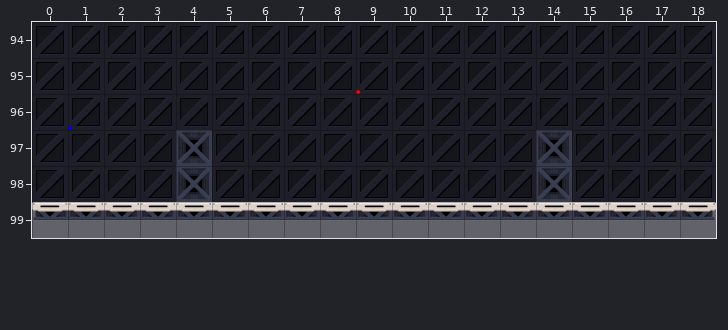
An edit to a level. Tiled map, core/assets/maps/arena.tmx. That is the earlier state.
Cells are 256x256 px. Shown: x 0..18, y 94..99.
Once edited:
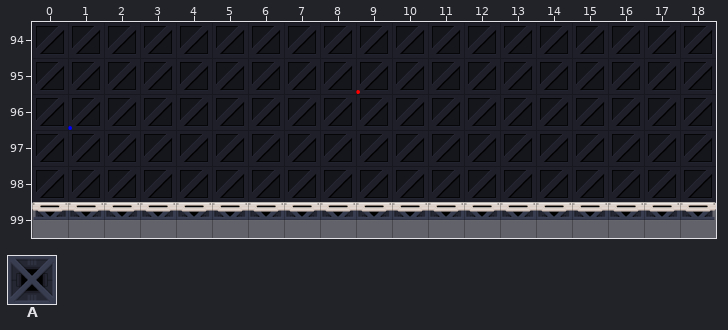
Key: from "scifi": A 26 "Tile (5)".
_ is an empty cell.
Tiles replaced or removed in this view: A.
From old to new:
Changed rows in their new state; . is an unchanged cell.
Layer "Foreground":
first column x 4:
 97 _........._
 98 _........._
Pixel boxes of the changes (left, top, right, bottom) in both pictures:
removed: (176, 130, 212, 202)
removed: (536, 130, 572, 202)
